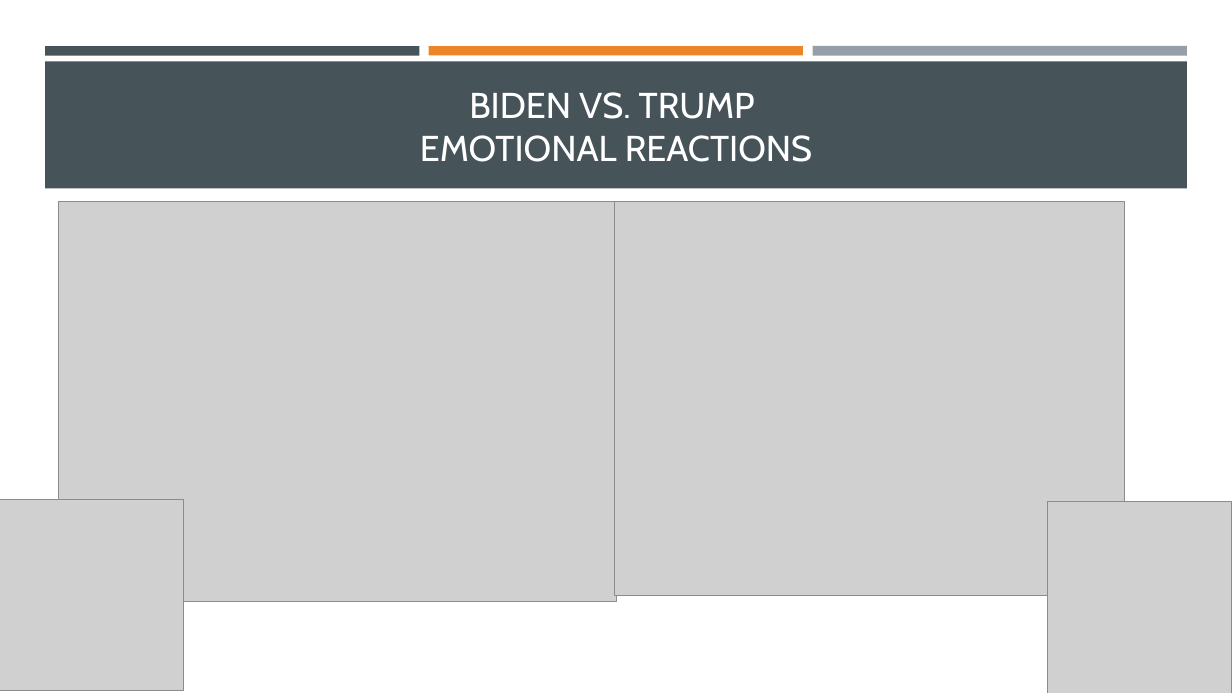
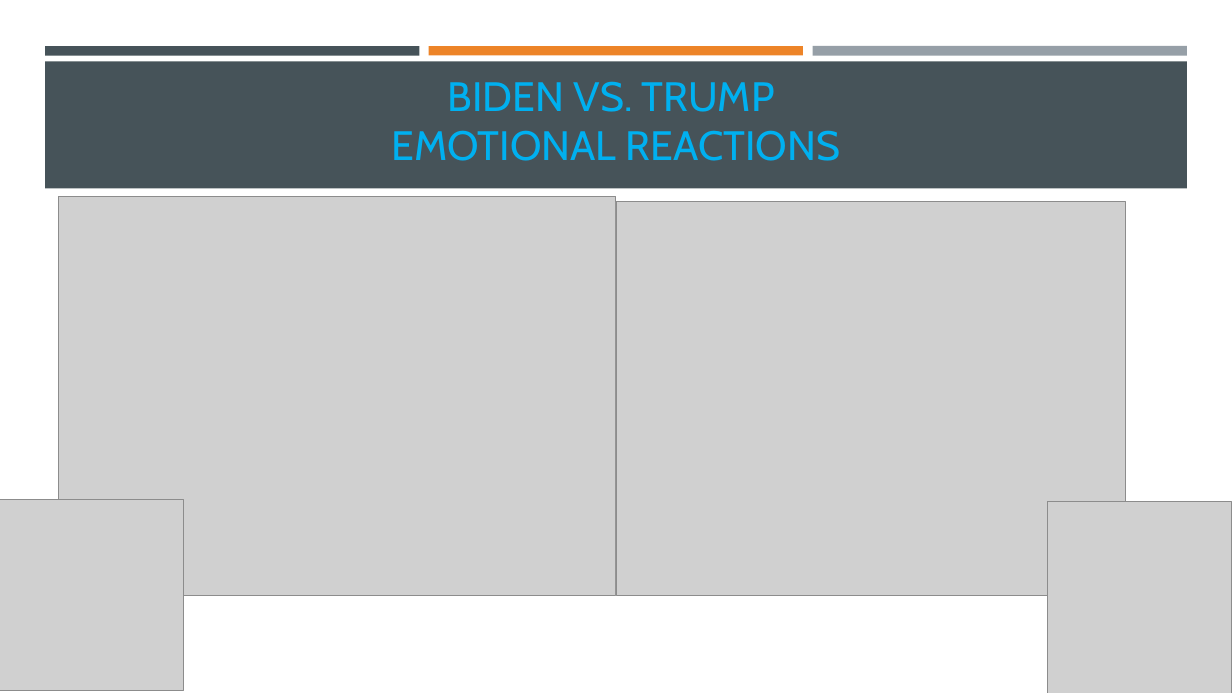
Before and after one commit to jakehtaylor/Classifying-Clickbait-Headlines, a slide deck: slide 7 of Group 9 - Facebook News Article Analysis.pptx (slide 5 before the commit). Drawn at 1232x693 pixels with LibreOffice and Linux fonts; fonts in the diff are those of the drawing; grey boxes stand for pictures. Boxes give left, top, right and bottom in pixels: in the first picture for what was removed or moved away, otherwise in the second. Text is boxed around its words. In the diff, an @@ line names an element or a change of style, - is before the commit and + after.

```diff
--- a/Group 9 - Facebook News Article Analysis.pptx
+++ b/Group 9 - Facebook News Article Analysis.pptx
@@ title "BIDEN VS. TRUMP EMOTIONAL REACTIONS" at box(391, 81, 841, 161): size 28 to 32 pt, text colour #FFFFFF to #00B0F0 @@
@@ picture: place and size @@
-picture at box(59, 201, 616, 601)
+picture at box(58, 196, 616, 595)
```
Also in this commit, not shown: 3 other slides changed, 3 slides added, 10 other files.
